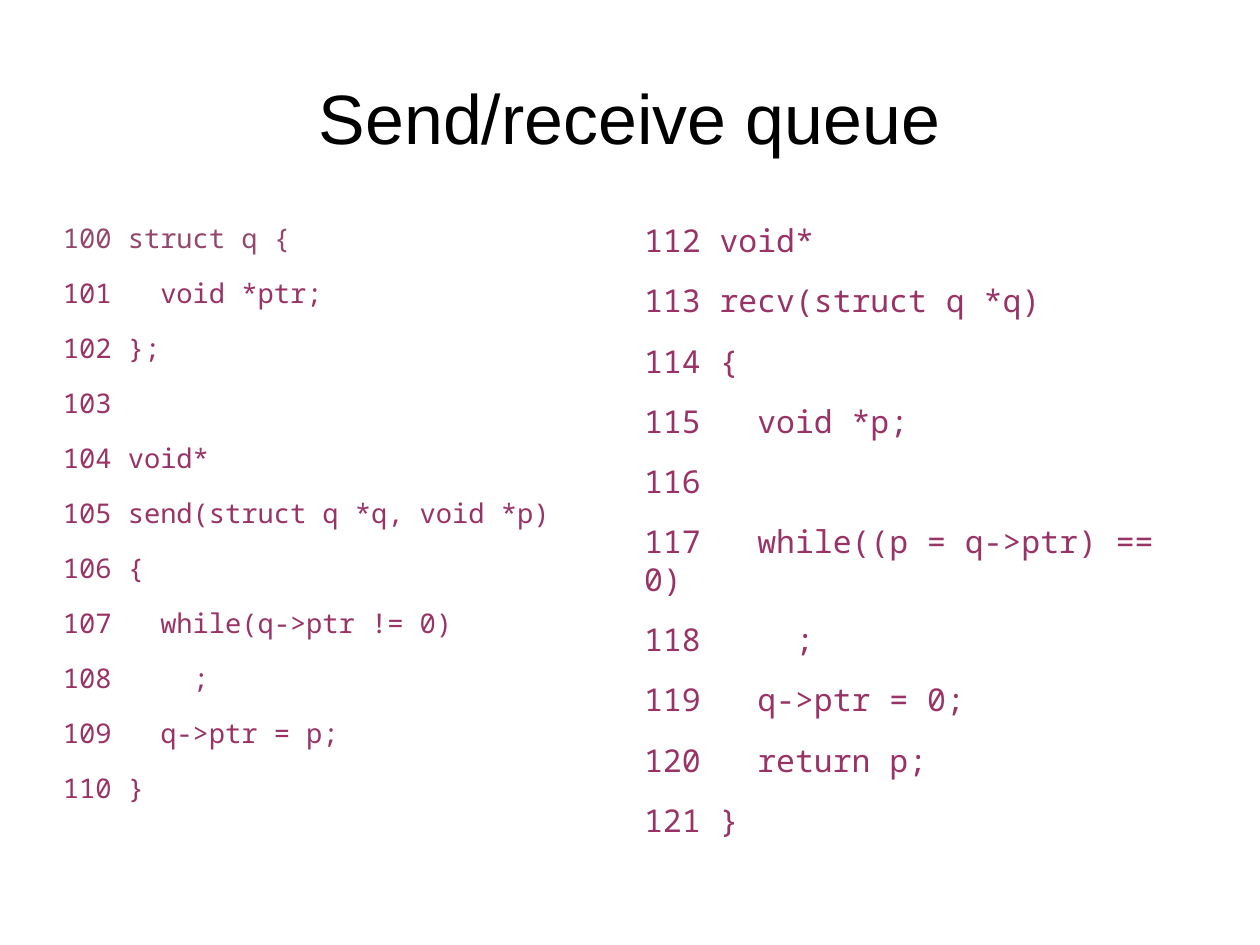
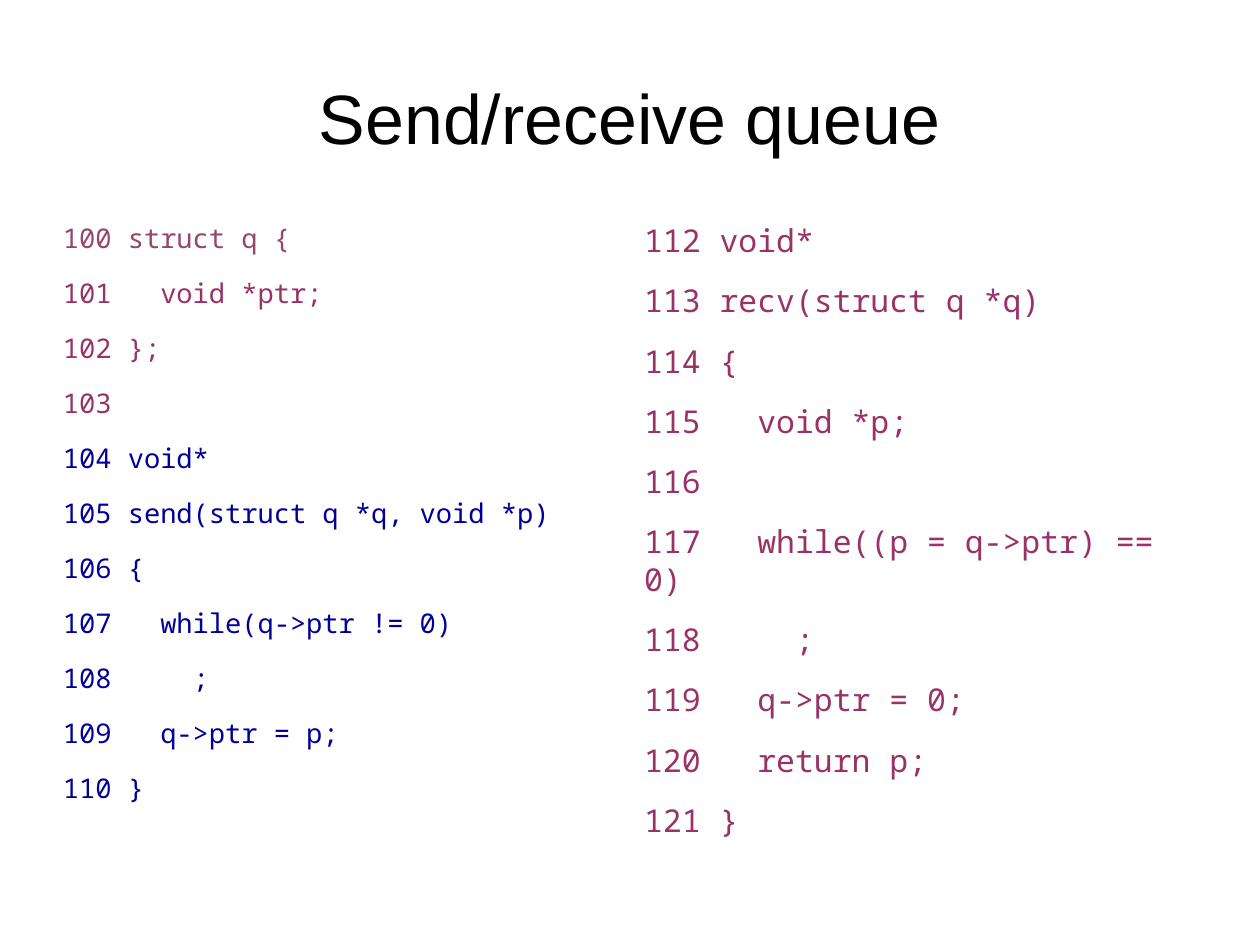
Before and after one commit to antonburtsev/cs5460, a slide deck: slide 11 of lectures/lecture16-locking-part2/lecture16-locking-part2.odp (slide 10 before the commit). Drawn at 1260x945 pixels with LibreOffice and Linux fonts; fonts in the diff are those of the drawing. Boxes give left, top, right and bottom in pixels: in the first picture for what was removed or moved away, otherwise in the second. Text is boxed around its words. In the diff, an @@ line names an element or a change of style, - is before the commit and + after.

```diff
--- a/lectures/lecture16-locking-part2/lecture16-locking-part2.odp
+++ b/lectures/lecture16-locking-part2/lecture16-locking-part2.odp
@@ text at <box>63,447,550,750</box>: text colour #993366 to #000099 in "104 void*", "105 send(struct q *q, void *p)", "106 {", "107 while(q->ptr != 0)" and 3 more places @@
```
Also in this commit, not shown: 3 other slides changed, 14 slides added, 2 other files.
